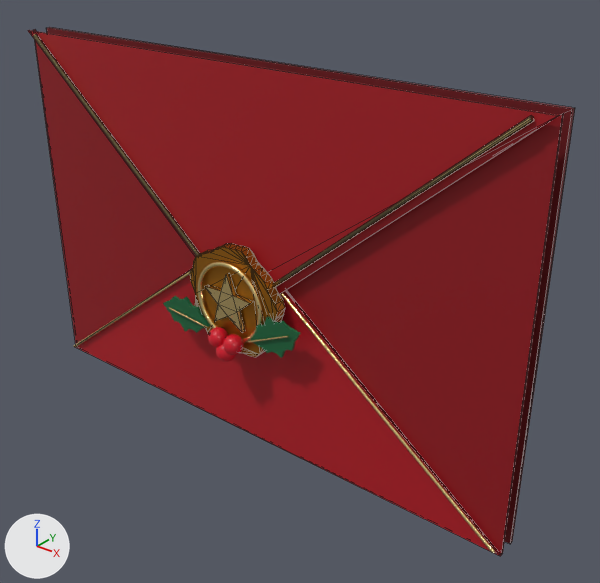
Renders of the glTF model models/christmas-envelope/envelope.glb from each side of a commit.
One viewpoint serves both versions: a 50 mm lens placed at (2.73, -2.97, 1.79), pointed at (0.29, 0.08, -0.11). The axes (+X, +Y, +Z) are drawn at lower left. The lights are the same throughout. The picture after the commit comes second. Mesh edges are drawn as thin lines on the coarser meshes. Where no turn or scale is listed for an object, it has been applied to the vertices. Vertices at exactly the same position are counted once.

The scene before the commit, as lines of its bpy script (objects in view):
```python
me_flap = bpy.data.meshes.new('Flap')
me_flap.from_pydata(...)  # 10 vertices, 16 faces; spans x -1.6..1.6, y -0.08..-0.07, z -1.29..0.0
me_flap.materials.append(mat_redpaper)  # red #a80c1a
me_flaptrim = bpy.data.meshes.new('FlapTrim')
me_flaptrim.from_pydata(...)  # 50 vertices, 96 faces; spans x -1.52..1.52, y -0.1..-0.07, z -0.19..1.04
me_flaptrim.materials.append(mat_gold)  # yellow #ffe29a
me_pocketbottom = bpy.data.meshes.new('PocketBottom')
me_pocketbottom.from_pydata([(-1.6, -0.04, -1.05), (1.6, -0.04, -1.05), (0.0, -0.04, 0.17), (-1.6, -0.03, -1.05), (1.6, -0.03, -1.05), (0.0, -0.03, 0.17)], [], [(0, 1, 2), (3, 5, 4), (2, 5, 3), (2, 3, 0), (1, 4, 5), (1, 5, 2), (0, 3, 4), (0, 4, 1)])
me_pocketbottom.materials.append(mat_redpaperbottom)  # red #b20f1e
ob_flap = bpy.data.objects.new('Flap', me_flap)
ob_flap.parent = ob_envelope
ob_flap.location = (0.0, 0.015, 1.05)
ob_flaptrim = bpy.data.objects.new('FlapTrim', me_flaptrim)
ob_flaptrim.location = (0.0, 0.0, 0.0)
ob_pocketbottom = bpy.data.objects.new('PocketBottom', me_pocketbottom)
ob_pocketbottom.location = (0.0, 0.0, 0.0)
# also in view: 'SealHolly0' at (-0.33, -0.15, -0.34); 'SealRing' at (0.0, -0.15, -0.17); 'PocketTrim' at (0.0, -0.06, -0.44); 'SealHolly1' at (0.32, -0.16, -0.26); 'SealWax' at (0.01, -0.11, -0.17)
```
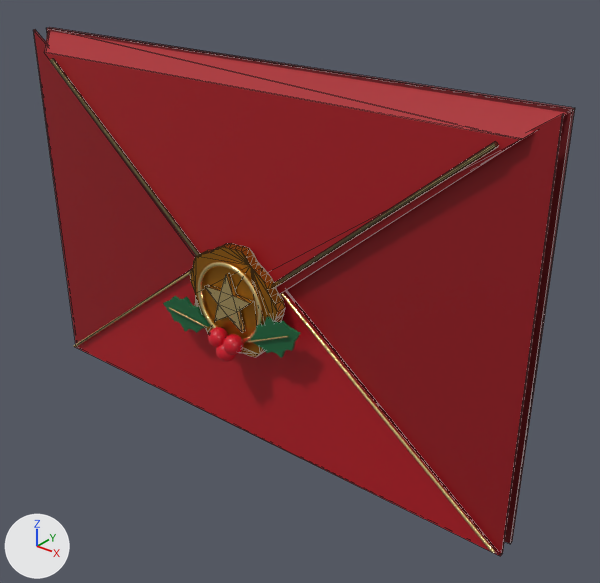
Location of each change, [x1, y1, x2, y2] in pixels of the pictures (600 x 583 px):
```json
{"object": "Flap", "change": "reshaped, moved", "before": [28, 30, 559, 294], "after": [44, 31, 568, 294]}
{"object": "FlapTrim", "change": "rescaled", "before": [33, 35, 534, 288], "after": [50, 59, 499, 288], "on screen": "10% narrower, 9% shorter"}
```

Edits to the scene script, one JSON object a line:
```json
{"op": "add", "block": "mat_warmlining", "code": ["mat_warmlining = principled_material('WarmLining')", "mat_warmlining.base_color = (0.337, 0.0497, 0.0262)  # red #9d3f2d", "mat_warmlining.roughness = 0.85"]}
{"block": "me_flap", "where": "# used by ob_flap; parent = ob_envelope; location = (0.0, 0.015, 1.05)"}
{"op": "remove", "block": "me_flap", "code": "me_flap.from_pydata(...)  # 10 vertices, 16 faces; spans x -1.6..1.6, y -0.08..-0.07, z -1.29..0.0"}
{"op": "add", "block": "me_flap", "code": "me_flap.from_pydata(...)  # 14 vertices, 24 faces; spans x -1.6..1.6, y -0.14..0.01, z -1.29..0.0"}
{"block": "me_flap", "change": "me_flap part 1: the whole mesh is rebuilt"}
{"op": "add", "block": "me_flap", "code": "me_flap.materials.append(mat_warmlining)  # red #9d3f2d"}
{"block": "me_flaptrim", "where": "# used by ob_flaptrim; location = (0.0, 0.0, 0.0)"}
{"op": "remove", "block": "me_flaptrim", "code": "me_flaptrim.from_pydata(...)  # 50 vertices, 96 faces; spans x -1.52..1.52, y -0.1..-0.07, z -0.19..1.04"}
{"op": "add", "block": "me_flaptrim", "code": "me_flaptrim.from_pydata(...)  # 50 vertices, 96 faces; spans x -1.39..1.39, y -0.1..-0.07, z -0.19..0.92"}
{"block": "me_flaptrim", "change": "me_flaptrim part 2: the whole mesh is scaled about its middle by (0.914, 1, 0.899), then moved by (0.0, 0.0, -0.06)"}
{"op": "set", "path": "ob_flap.location", "old": "(0.0, 0.015, 1.05)", "new": "(0.0, 0.073, 1.044)"}
```
